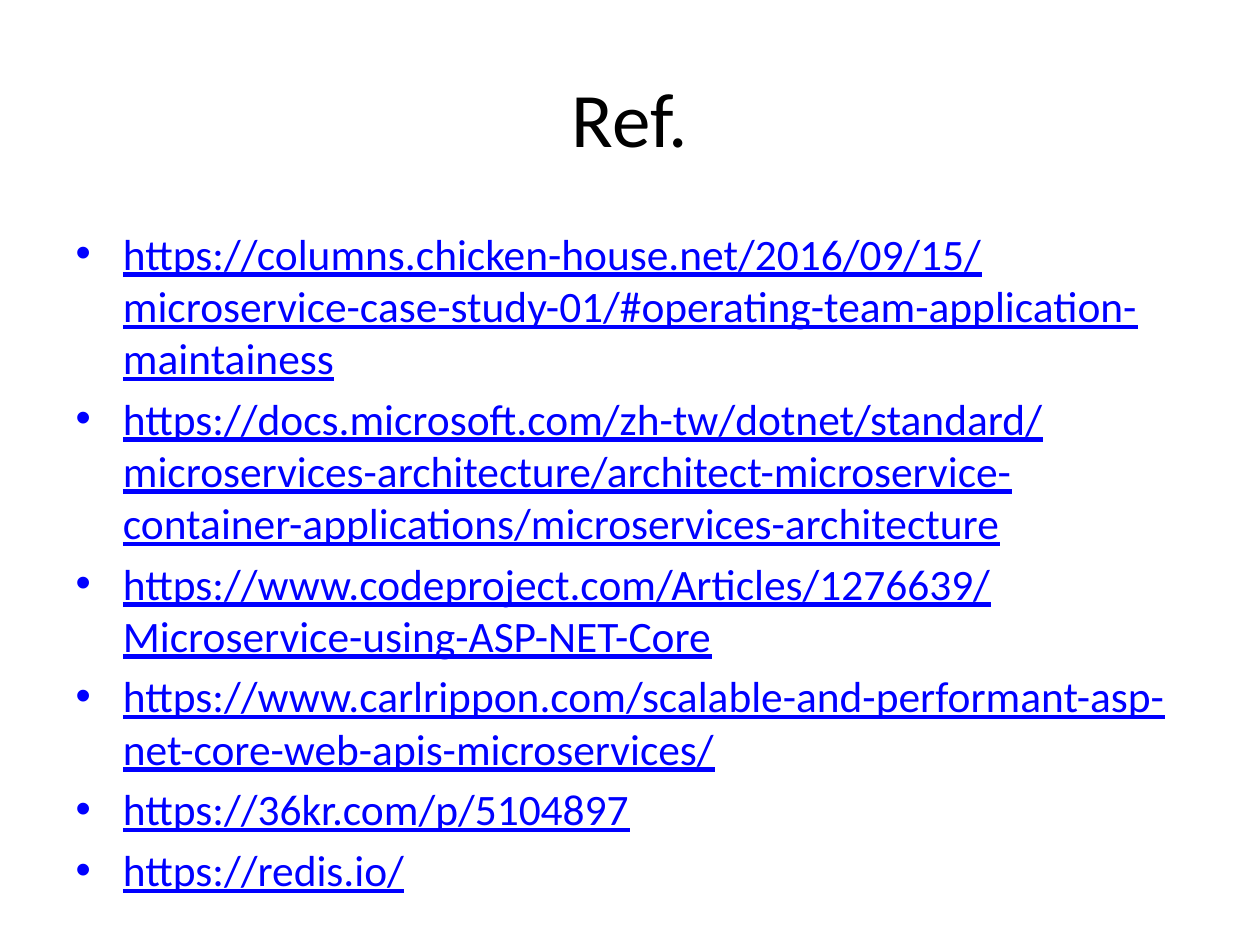
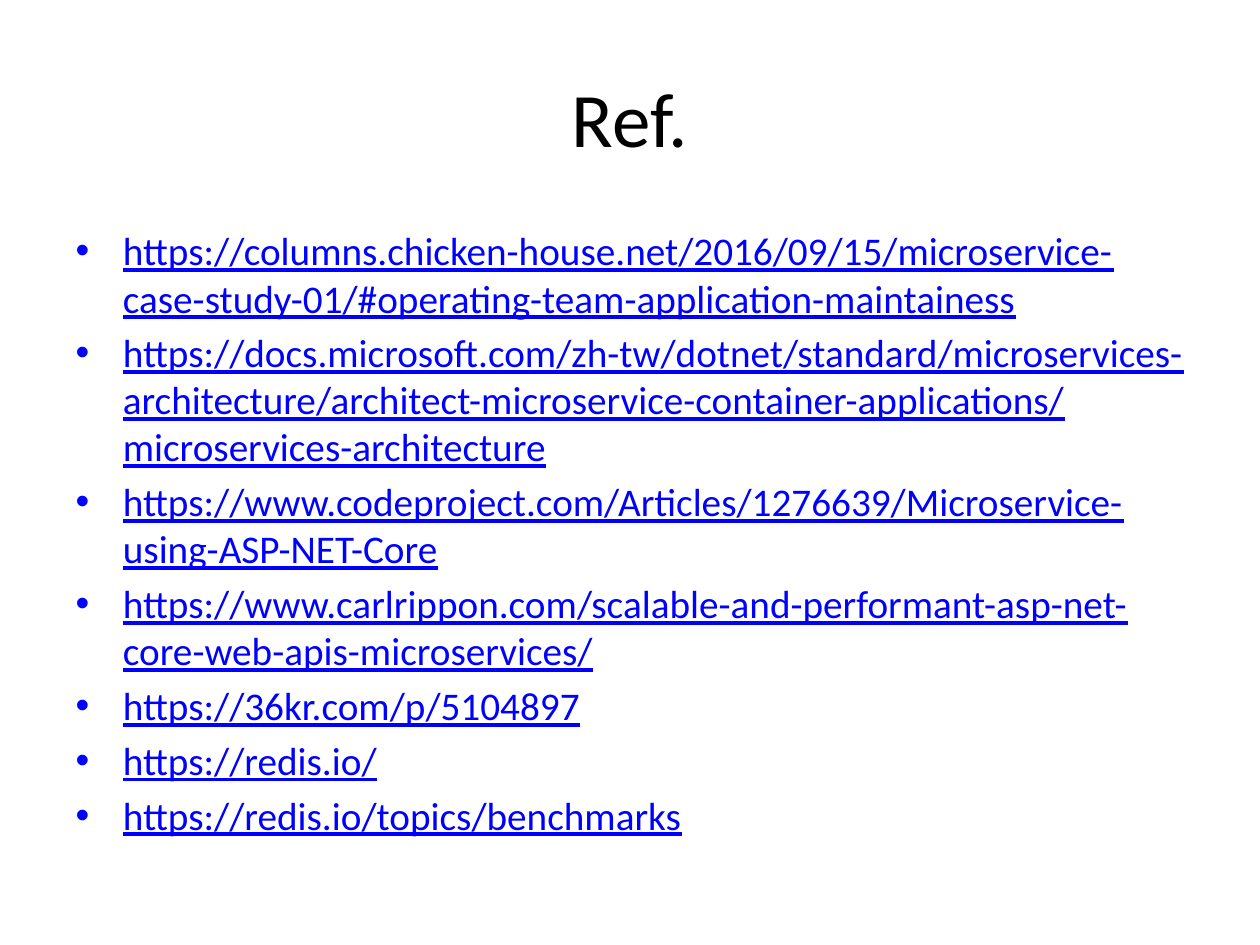
Before and after one commit to jimliu7434/microservice-sample, a slide deck: slide 23 of Microservice.pptx (slide 20 before the commit). Drawn at 1260x945 pixels with LibreOffice and Linux fonts; fonts in the diff are those of the drawing. Boxes give left, top, right and bottom in pixels: in the first picture for what was removed or moved away, otherwise in the second. Text is boxed around its words. In the diff, an @@ line names an element or a change of style, - is before the commit and + after.

```diff
--- a/Microservice.pptx
+++ b/Microservice.pptx
@@ text at (123, 237, 1182, 782): size 24.8 to 22.4 pt @@
@@ text at (123, 802, 681, 837): paragraph added @@
+• https://redis.io/topics/benchmarks
```
Also in this commit, not shown: 8 other slides changed, 3 slides added.
